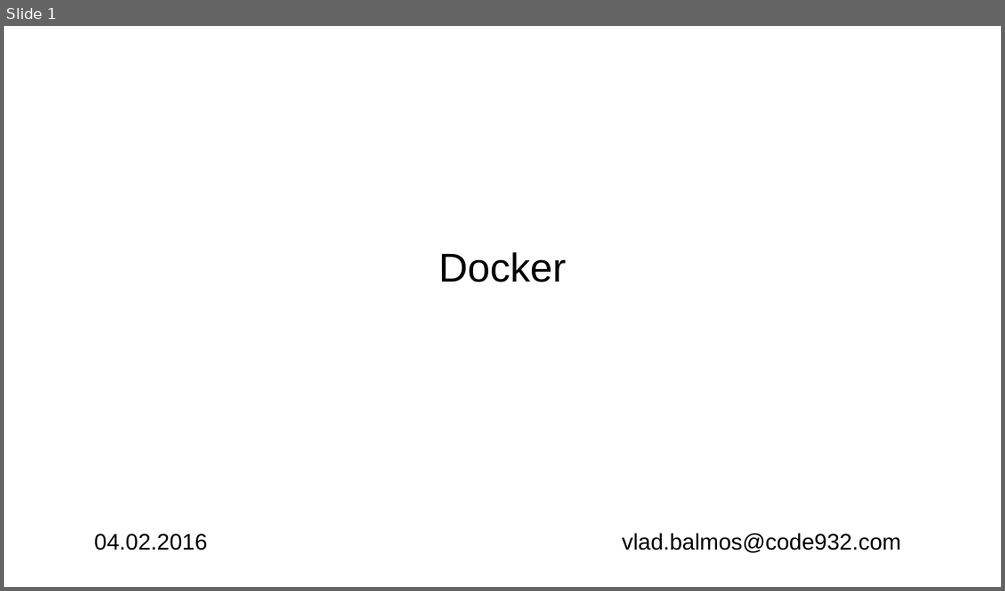
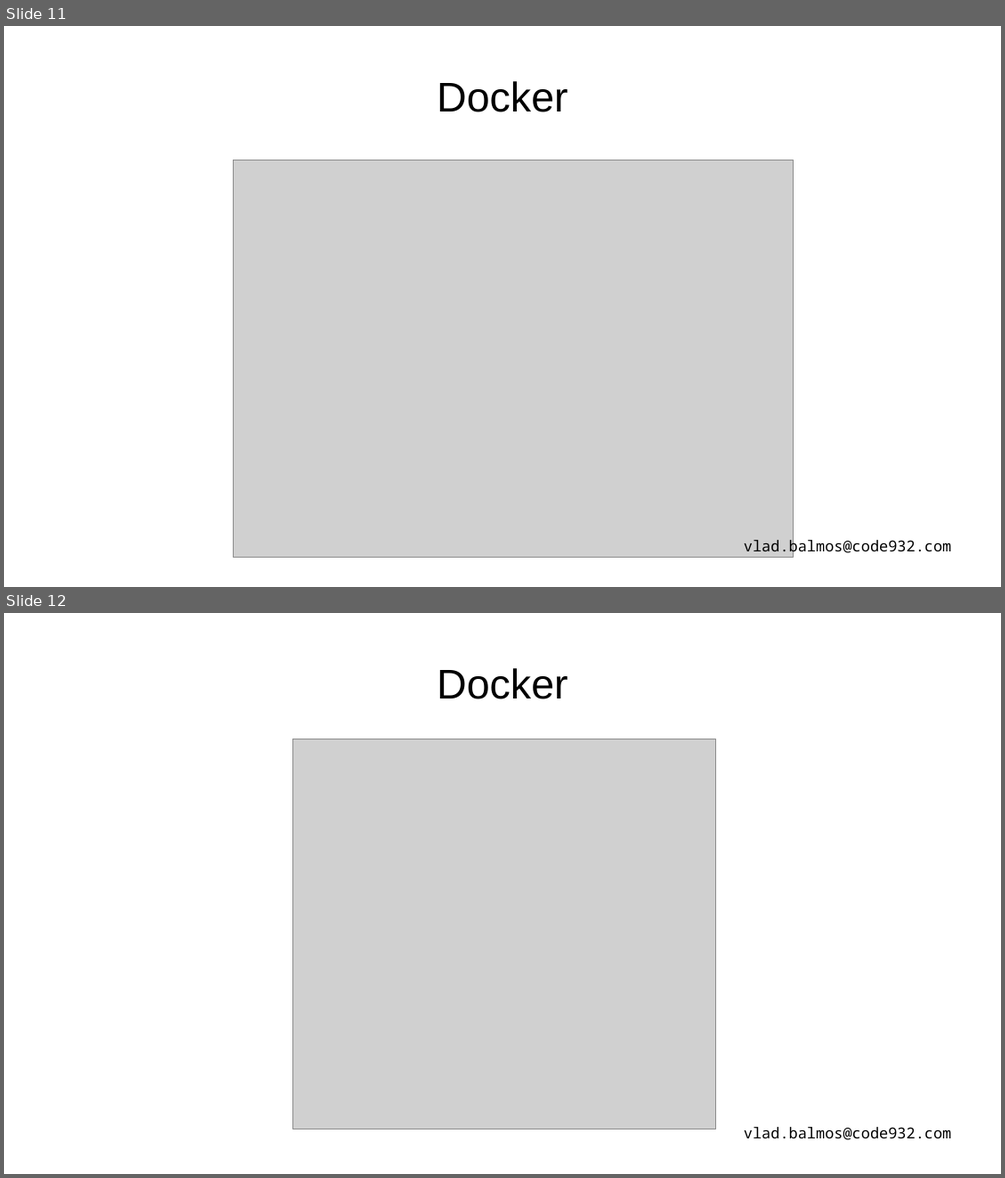
Before and after one commit to vladbalmos/docker-presentation, a slide deck: docker.odp. Shown one above the other, each under a label of ours: slide 1 before the commit, slides 11 and 12 after it. The pictures are 1005x591 and 1005x1178 pixels, drawn with LibreOffice and Linux fonts; fonts in the diff are those of the drawing; grey boxes stand for pictures. Boxes give left, top, right and bottom in pixels: in the first picture for what was removed or moved away, otherwise in the second. Text is boxed around its words. In the diff, an @@ line names an element or a change of style, - is before the commit and + after.

```diff
--- a/docker.odp
+++ b/docker.odp
@@ slide 12 added at box(4, 613, 1001, 1174), background #FFFFFF @@
@@ title added at box(437, 668, 567, 699), 33 pt, text #000000 @@
+Docker
@@ picture added at box(292, 738, 715, 1128) @@
@@ text added at box(744, 1127, 951, 1140), 12 pt, text #000000 @@
+vlad.balmos@code932.com
@@ what was slide 1 is now slide 11 @@
@@ slide 11 changed as well @@
@@ title "Docker" at box(437, 81, 567, 112): size 32 to 33 pt @@
@@ picture added at box(234, 160, 793, 557) @@
@@ text removed at box(94, 533, 207, 550) @@
-04.02.2016
@@ text "vlad.balmos@code932.com": place and size @@
-text "vlad.balmos@code932.com" at box(622, 532, 901, 553)
+text "vlad.balmos@code932.com" at box(744, 538, 951, 556)
@@ text "vlad.balmos@code932.com" at box(744, 538, 951, 556): size 18 to 12 pt, font Arial to Noto Sans Mono; alignment left to right @@
```
Also in this commit, not shown: 27 other slides changed, 4 other slides added, 2 slides removed.
